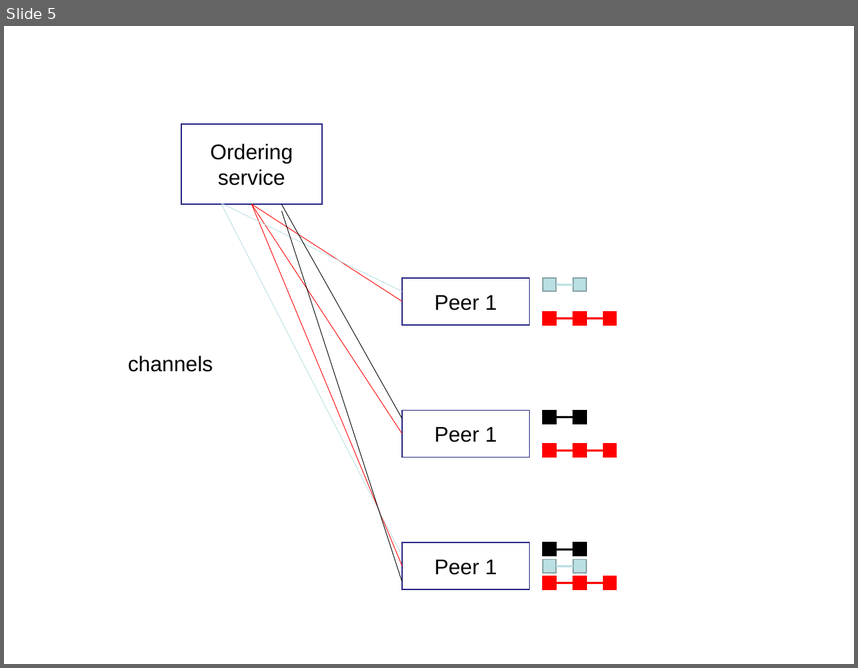
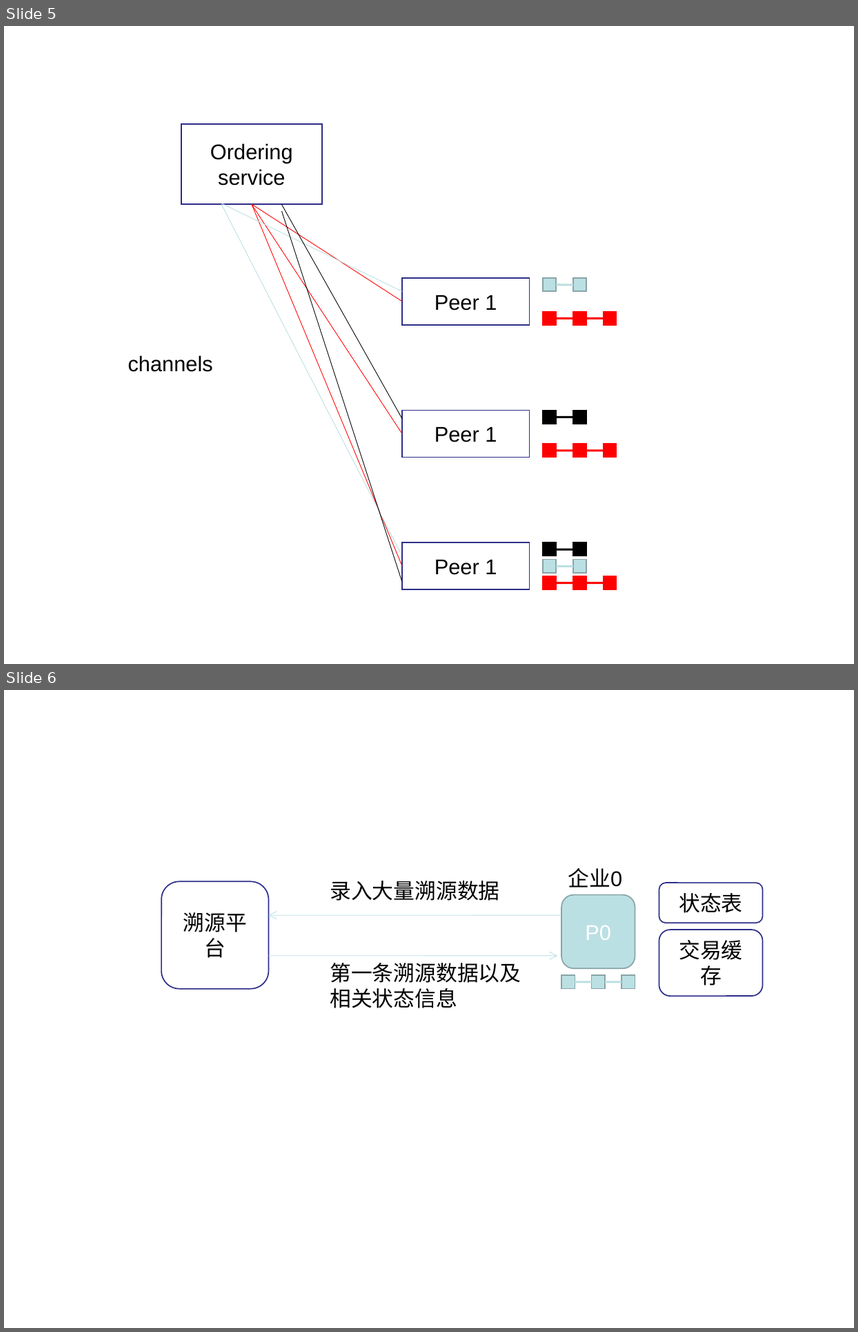
Before and after one commit to rjdyx/web-learning, a slide deck: PPT/苏锐佳开题报告.ppt. Shown one above the other, each under a label of ours: slide 5 before the commit, slides 5 and 6 after it. The pictures are 858x668 and 858x1332 pixels, drawn with LibreOffice and Linux fonts; fonts in the diff are those of the drawing. Boxes give left, top, right and bottom in pixels: in the first picture for what was removed or moved away, otherwise in the second. Text is boxed around its words. In the diff, an @@ line names an element or a change of style, - is before the commit and + after.

```diff
--- a/PPT/苏锐佳开题报告.ppt
+++ b/PPT/苏锐佳开题报告.ppt
@@ slide 6 added at bbox=[4, 690, 854, 1328], background #FFFFFF @@
@@ group added at bbox=[562, 868, 635, 988]: 3 rectangles, 2 lines, 1 freeform shape, 1 text @@
+P0
+企业0
@@ rounded rectangle added at bbox=[161, 881, 268, 988], fill #FFFFFF, outline #2D2D89 0.99 pt, 18 pt, text #000000 @@
+溯源平台
@@ text added at bbox=[330, 880, 499, 900], 18 pt, text #000000 @@
+录入大量溯源数据
@@ rounded rectangle added at bbox=[660, 883, 763, 923], fill #FFFFFF, outline #2D2D89 0.99 pt, 18 pt, text #000000 @@
+状态表
@@ arrow added from (561, 915) to (268, 915), #BBE0E3 0.51 pt @@
@@ rounded rectangle added at bbox=[660, 929, 763, 996], fill #FFFFFF, outline #2D2D89 0.99 pt, 18 pt, text #000000 @@
+交易缓存
@@ arrow added from (268, 955) to (557, 955), #BBE0E3 0.51 pt @@
@@ text added at bbox=[330, 963, 521, 1008], 18 pt, text #000000 @@
+第一条溯源数据以及
+相关状态信息
```
Also in this commit, not shown: 2 other slides added, 1 other file.
